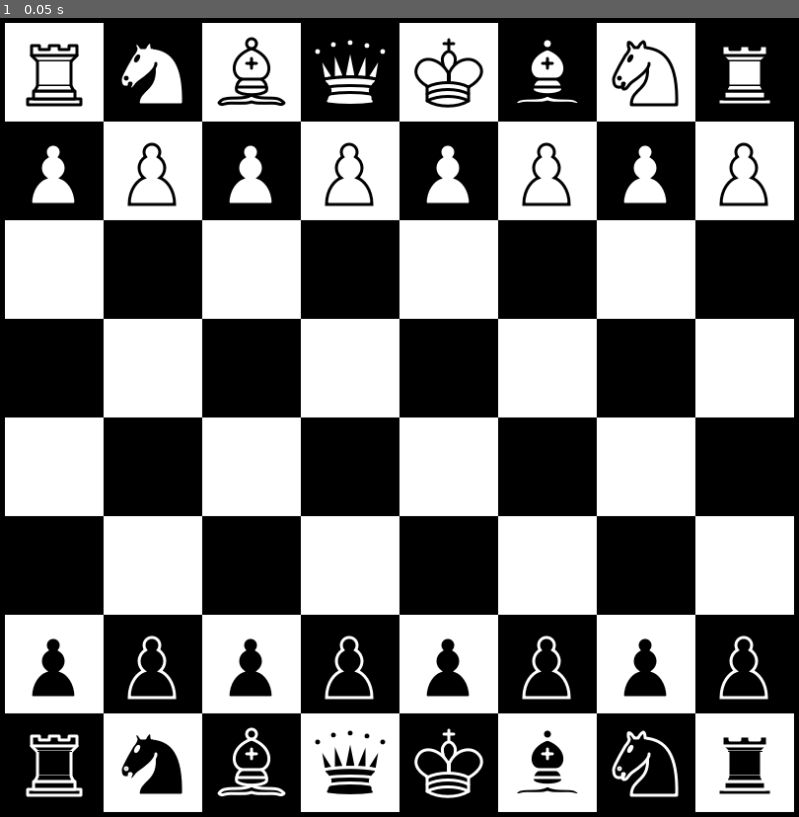
Above: before the commit, frame 1.
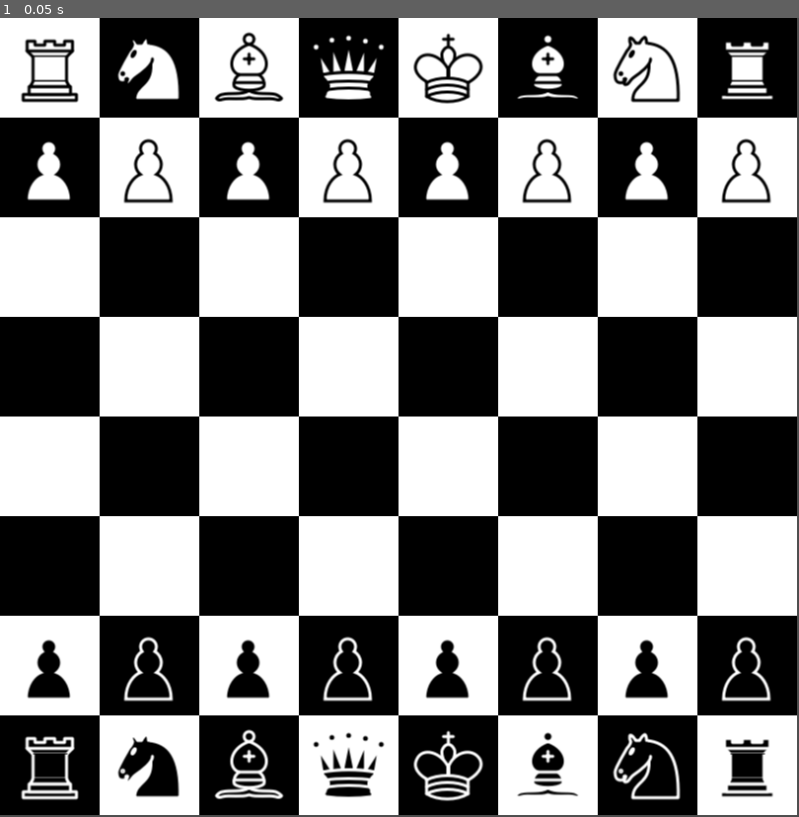
Above: after the commit, the same moment.

Repository: nafiz1001/Godot-Chess
Game: Godot game, scene res://chess.tscn
Same seed, same stepped clock (60 frames per second), same inputs: the game is played once before the commit and once after it.
Inputs:
- Up to frame 1 (0.05 s): no input

The runs differ from the first frame. In frame 1, 13% of the frame differs, in the area x 0-100%, y 0-100%.

Commit message:
bunch of changes

Diff:
--- a/Chess_Board.svg
+++ /dev/null
@@ -1,2 +0,0 @@
-<?xml version="1.0" encoding="UTF-8"?>
-<svg xmlns="http://www.w3.org/2000/svg" width="810" height="810" viewBox=".95 .45 8.1 8.1"><circle r="99"/><path d="M1,1h7M2,2h7M1,3h7M2,4h7M1,5h7M2,6h7M1,7h7M2,8h7" stroke="#fff" stroke-dasharray="1"/></svg>
--- a/chess.gd
+++ b/chess.gd
@@ -16,6 +16,8 @@
 	add_child(chess_board)
 
 func ready_after_chess_board_ready():
+	chess_board.chess_board_cell_input_event.connect(chess_board_cell_input_event)
+
 	var back_line_types = [
 		ChessPieceType.ROOK,
 		ChessPieceType.KNIGHT,
@@ -43,6 +45,7 @@
 	piece.global_position = cell.global_position
 	piece.name = ChessColour.keys()[colour] + "-" + ChessPieceType.keys()[type] + "-" + col_name
 	piece.square = cell.name
+	piece.z_index = 1
 	piece.chess_piece_input_event.connect(chess_piece_input_event)
 
 	$Pieces.add_child(piece)
@@ -61,3 +64,7 @@
 		else:
 			_pressed_on_piece = null
 			_clicked_on_piece = null
+
+func chess_board_cell_input_event(cell: Sprite2D, event: InputEvent):
+	if event is InputEventMouseButton:
+		print("cell ", cell.name)
--- a/chess_board.gd
+++ b/chess_board.gd
@@ -2,17 +2,34 @@
 class_name ChessBoardNode
 extends Node2D
 
-const BORDER_PADDING = 5
+const BORDER_PADDING = 0
 const LENGTH = (810 - BORDER_PADDING*2)
 const CELL_LENGTH = LENGTH / 8
 
 const COLUMNS = ['A', 'B', 'C', 'D', 'E', 'F', 'G', 'H']
 const ROWS =    ['8', '7', '6', '5', '4', '3', '2', '1']
 
+static var white_cell_texture = GradientTexture2D.new()
+static var black_cell_texture = GradientTexture2D.new()
+
+signal chess_board_cell_input_event(cell: Sprite2D, event: InputEvent)
+
 func _ready() -> void:
+	white_cell_texture.width = 1
+	white_cell_texture.height = 1
+	white_cell_texture.fill_from = Vector2(1, 1)
+	white_cell_texture.fill_to = Vector2(1, 0)
+	white_cell_texture.gradient = Gradient.new()
+
+	black_cell_texture.width = 1
+	black_cell_texture.height = 1
+	black_cell_texture.fill_from = Vector2(0, 0)
+	black_cell_texture.fill_to = Vector2(1, 0)
+	black_cell_texture.gradient = Gradient.new()
+
 	for row in range(8):
 		for col in range(8):
-			var cell = create_area2d()
+			var cell = create_cell(col, row)
 			cell.position = Vector2(CELL_LENGTH * (col + 0.5) + BORDER_PADDING, CELL_LENGTH * (row + 0.5) + BORDER_PADDING)
 			cell.name = indices_to_coords(col, row)
 			$Cells.add_child(cell)
@@ -27,11 +44,26 @@
 func get_cell(col: int, row: int):
 	return $Cells.find_child(indices_to_coords(col, row), false, false)
 
-static func create_area2d():
+func create_cell(col: int, row: int):
+	var sprite = Sprite2D.new()
+	if (col + row * 8 + (row % 2)) % 2 == 0:
+		sprite.texture = white_cell_texture
+	else:
+		sprite.texture = black_cell_texture
+	sprite.scale = Vector2(CELL_LENGTH, CELL_LENGTH)
+
 	var area = Area2D.new()
 	var shape = CollisionShape2D.new()
 	shape.shape = RectangleShape2D.new()
-	shape.shape.size = Vector2(CELL_LENGTH, CELL_LENGTH)
+	shape.shape.size = Vector2(1, 1)
 	shape.debug_color = Color(randf(), randf(), randf(), 0.25)
 	area.add_child(shape)
-	return area
+
+	sprite.add_child(area)
+
+	area.input_pickable = true
+	var input_event = func (_viewport: Node, event: InputEvent, _shape_idx: int):
+		chess_board_cell_input_event.emit(sprite, event)
+	area.input_event.connect(input_event)
+
+	return sprite
--- a/chess_board.tscn
+++ b/chess_board.tscn
@@ -1,13 +1,8 @@
-[gd_scene load_steps=3 format=3 uid="uid://dlq0dhyv4kj86"]
+[gd_scene load_steps=2 format=3 uid="uid://dlq0dhyv4kj86"]
 
 [ext_resource type="Script" uid="uid://da6cmyko7y6xn" path="res://chess_board.gd" id="1_p4xb6"]
-[ext_resource type="Texture2D" uid="uid://cywldc1bxlxum" path="res://Chess_Board.svg" id="2_01178"]
 
 [node name="ChessBoard" type="Node2D"]
 script = ExtResource("1_p4xb6")
 
-[node name="Sprite" type="Sprite2D" parent="."]
-position = Vector2(405, 405)
-texture = ExtResource("2_01178")
-
 [node name="Cells" type="Node" parent="."]
--- a/chess_piece.tscn
+++ b/chess_piece.tscn
@@ -14,5 +14,6 @@
 
 [node name="CollisionShape2D" type="CollisionShape2D" parent="Area2D"]
 shape = SubResource("RectangleShape2D_l4lp4")
+debug_color = Color(0.82221925, 0.39264813, 0.22831377, 0.25)
 
 [connection signal="input_event" from="Area2D" to="." method="_on_area_2d_input_event"]
Not shown, removed: Chess_Board.svg.import
